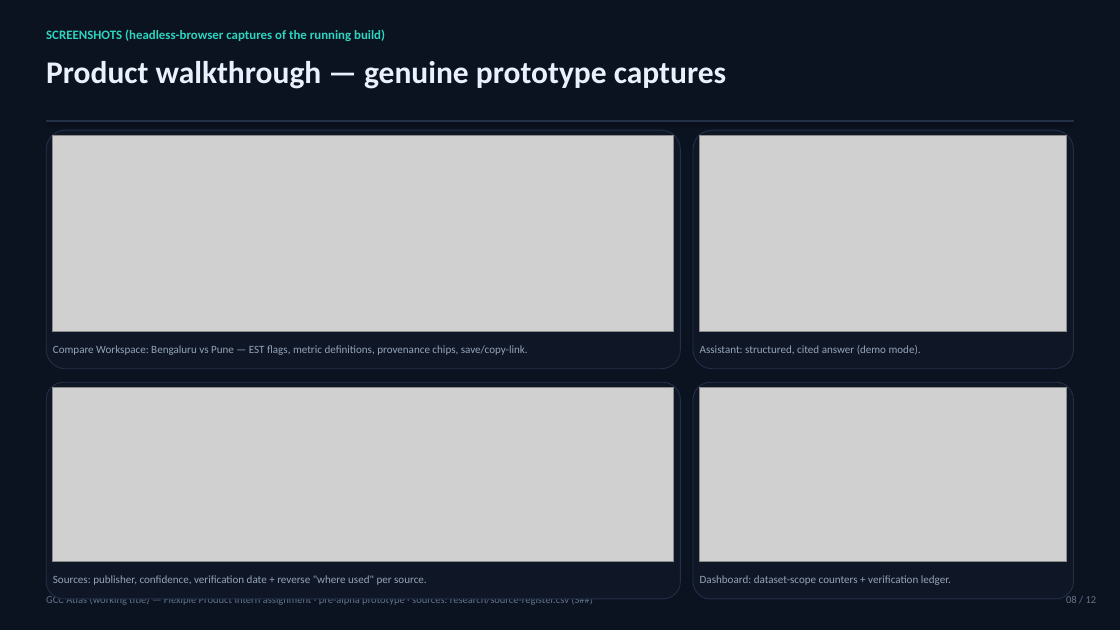
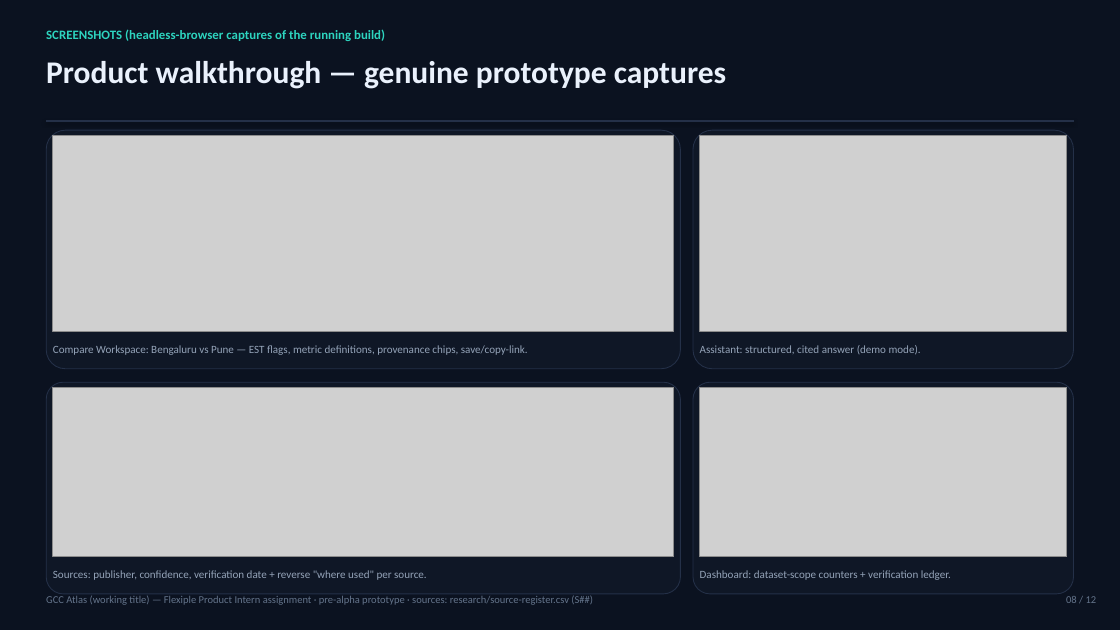
Before and after one commit to Guptsonu22/GCC-ATLAS, a slide deck: slide 8 of product/deck/gcc-atlas-strategy-deck.pptx. Drawn at 1120x630 pixels with LibreOffice and Linux fonts; fonts in the diff are those of the drawing; grey boxes stand for pictures. Boxes give left, top, right and bottom in pixels: in the first picture for what was removed or moved away, otherwise in the second. Text is boxed around its words. In the diff, an @@ line names an element or a change of style, - is before the commit and + after.

Commit message:
feat: add python script to generate 12-slide GCC Atlas strategy deck pptx

```diff
--- a/product/deck/gcc-atlas-strategy-deck.pptx
+++ b/product/deck/gcc-atlas-strategy-deck.pptx
@@ rounded rectangle: place and size @@
-rounded rectangle at <box>46,382,681,599</box>
+rounded rectangle at <box>46,382,681,594</box>
@@ picture: place and size @@
-picture at <box>53,387,674,562</box>
+picture at <box>53,387,674,557</box>
@@ rounded rectangle: place and size @@
-rounded rectangle at <box>693,382,1074,599</box>
+rounded rectangle at <box>693,382,1074,594</box>
@@ picture: place and size @@
-picture at <box>700,387,1067,562</box>
+picture at <box>700,387,1067,557</box>
@@ text "Sources: publisher, confidence, verification date ...": place and size @@
-text "Sources: publisher, confidence, verification date ..." at <box>53,575,427,585</box>
+text "Sources: publisher, confidence, verification date ..." at <box>53,570,427,580</box>
@@ text "Dashboard: dataset-scope counters + verification ...": place and size @@
-text "Dashboard: dataset-scope counters + verification ..." at <box>700,575,951,585</box>
+text "Dashboard: dataset-scope counters + verification ..." at <box>700,570,951,580</box>
```
Also in this commit, not shown: 2 other files.
